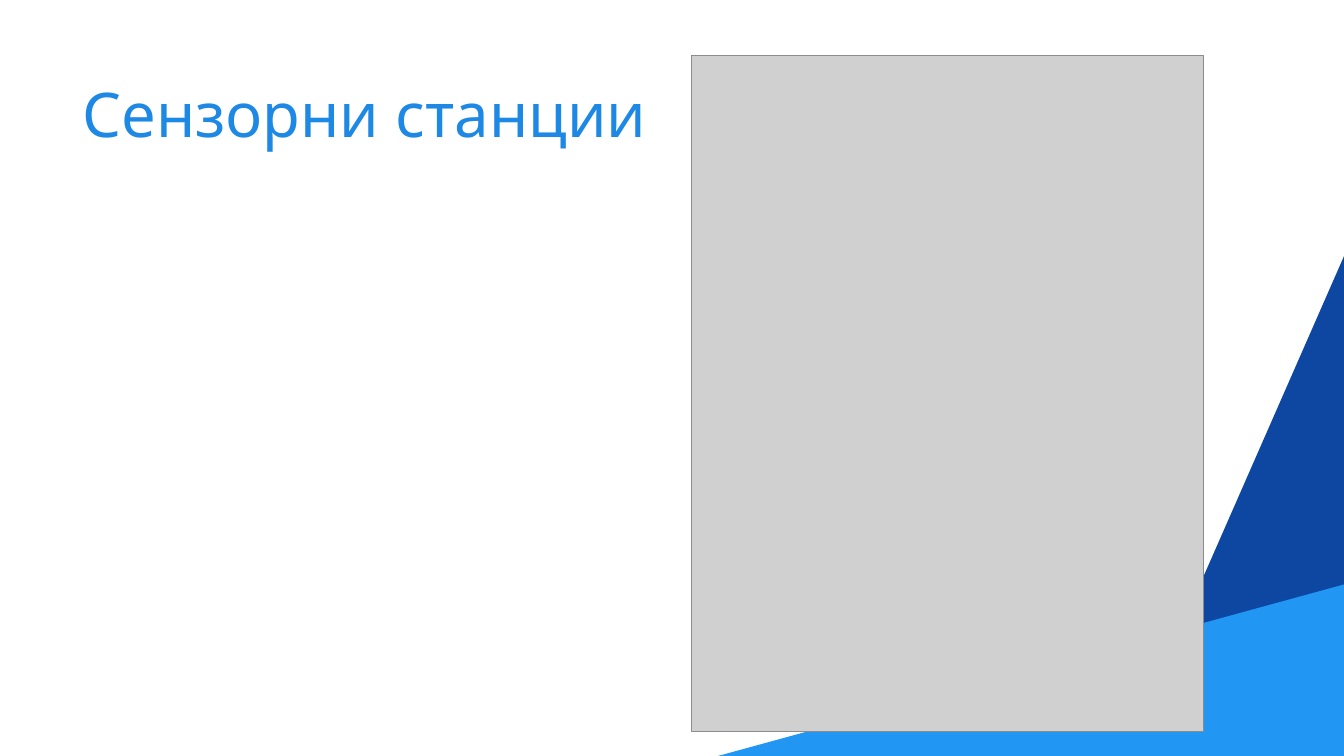
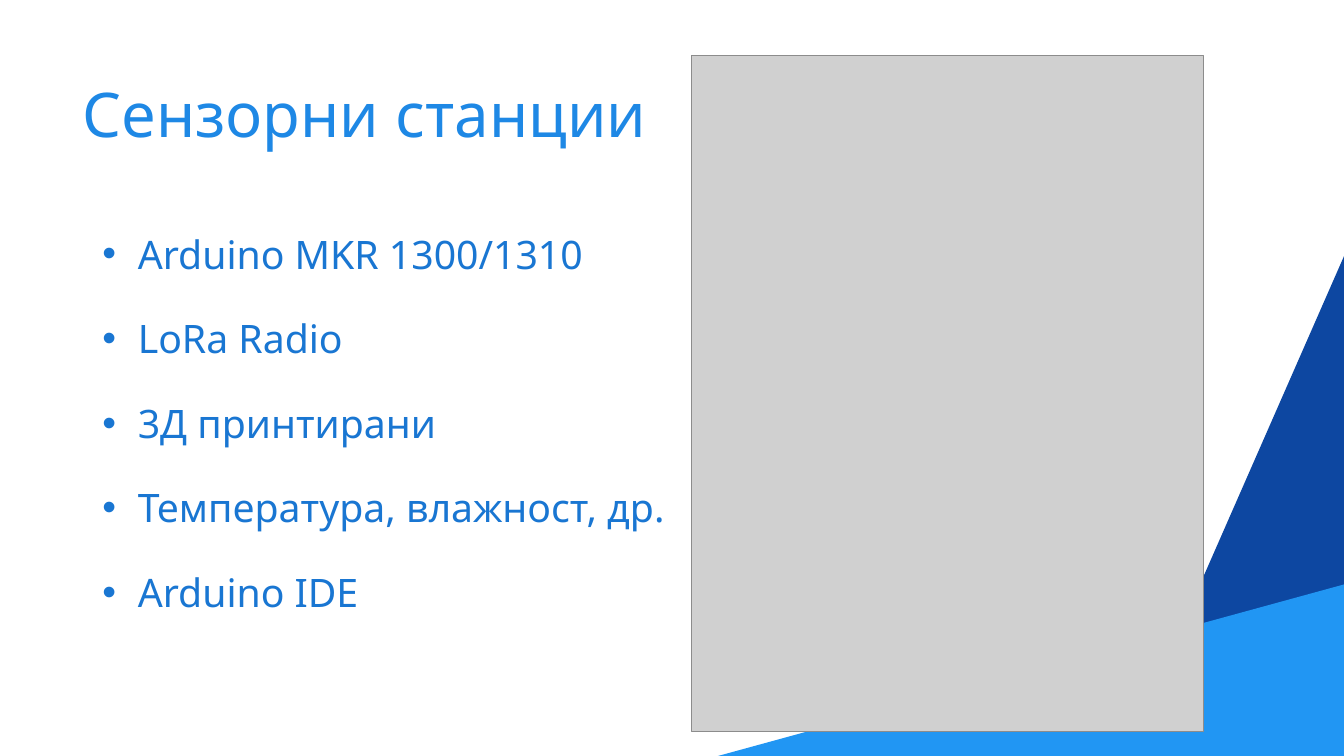
Before and after one commit to NikolaTotev/LoRa_Sensor_Network, a slide deck: slide 10 of Documentation/LoRa_Sensor_Network_Presentation.pptx (slide 9 before the commit). Drawn at 1344x756 pixels with LibreOffice and Linux fonts; fonts in the diff are those of the drawing; grey boxes stand for pictures. Boxes give left, top, right and bottom in pixels: in the first picture for what was removed or moved away, otherwise in the second. Text is boxed around its words. In the diff, an @@ line names an element or a change of style, - is before the commit and + after.

```diff
--- a/Documentation/LoRa_Sensor_Network_Presentation.pptx
+++ b/Documentation/LoRa_Sensor_Network_Presentation.pptx
@@ text added at (138, 239, 664, 608), 28 pt, text #1976D2 @@
+• Arduino MKR 1300/1310
+• LoRa Radio
+• 3Д принтирани
+• Температура, влажност, др.
+• Arduino IDE
```
Also in this commit, not shown: 6 other slides changed, 4 slides added, 3 slides removed.
